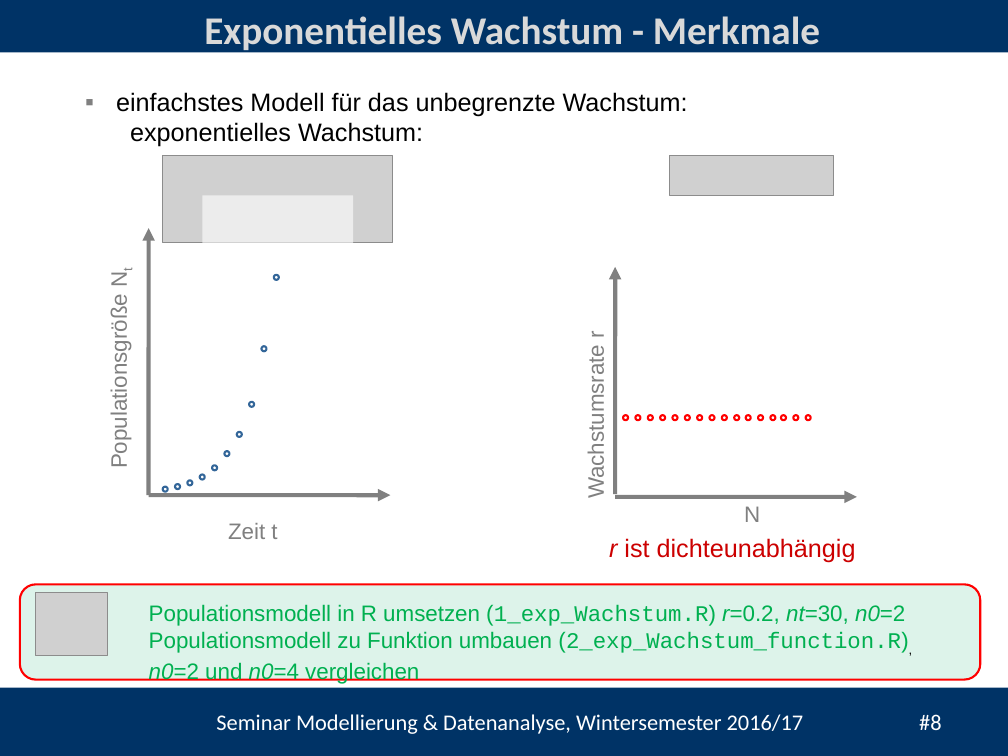
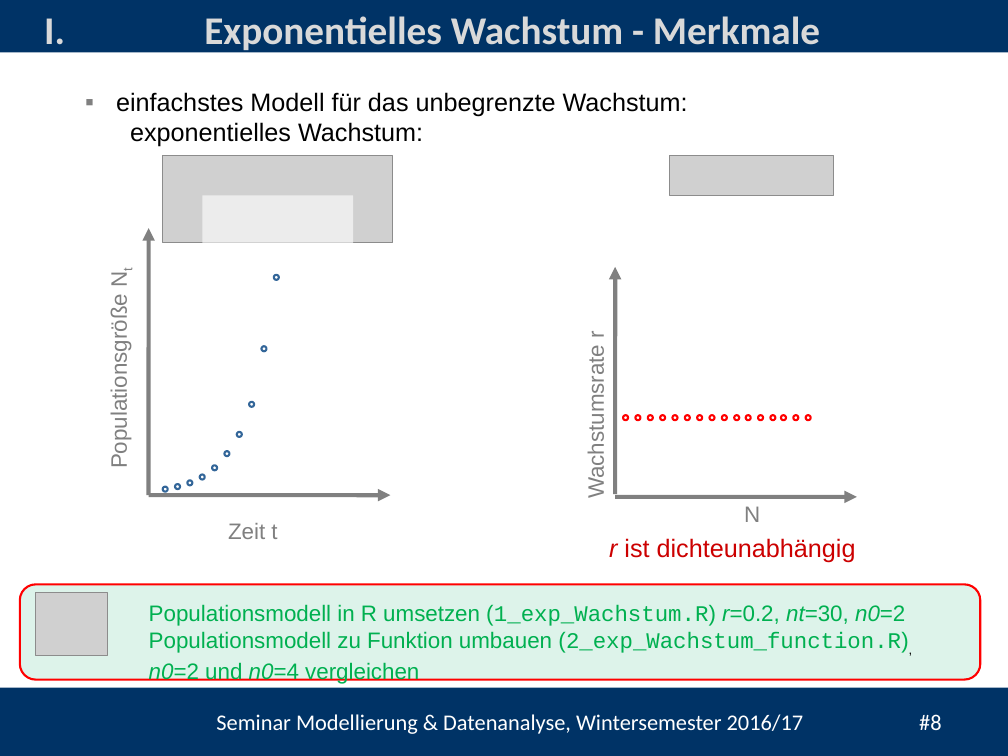
Before and after one commit to heistermann/Einf_Modellierung, a slide deck: slide 8 of Termin_2/Termin_2_Populationsmodelle.pptx. Drawn at 1008x756 pixels with LibreOffice and Linux fonts; fonts in the diff are those of the drawing; grey boxes stand for pictures; background and template pictures are left out. Boxes give left, top, right and bottom in pixels: in the first picture for what was removed or moved away, otherwise in the second. Text is boxed around its words. In the diff, an @@ line names an element or a change of style, - is before the commit and + after.

```diff
--- a/Termin_2/Termin_2_Populationsmodelle.pptx
+++ b/Termin_2/Termin_2_Populationsmodelle.pptx
@@ text added at bbox=[44, 18, 65, 54], 28 pt, text #D9D9D9, bold @@
+I.
```
Also in this commit, not shown: 12 other slides changed, 1 slide added, 5 other files.
